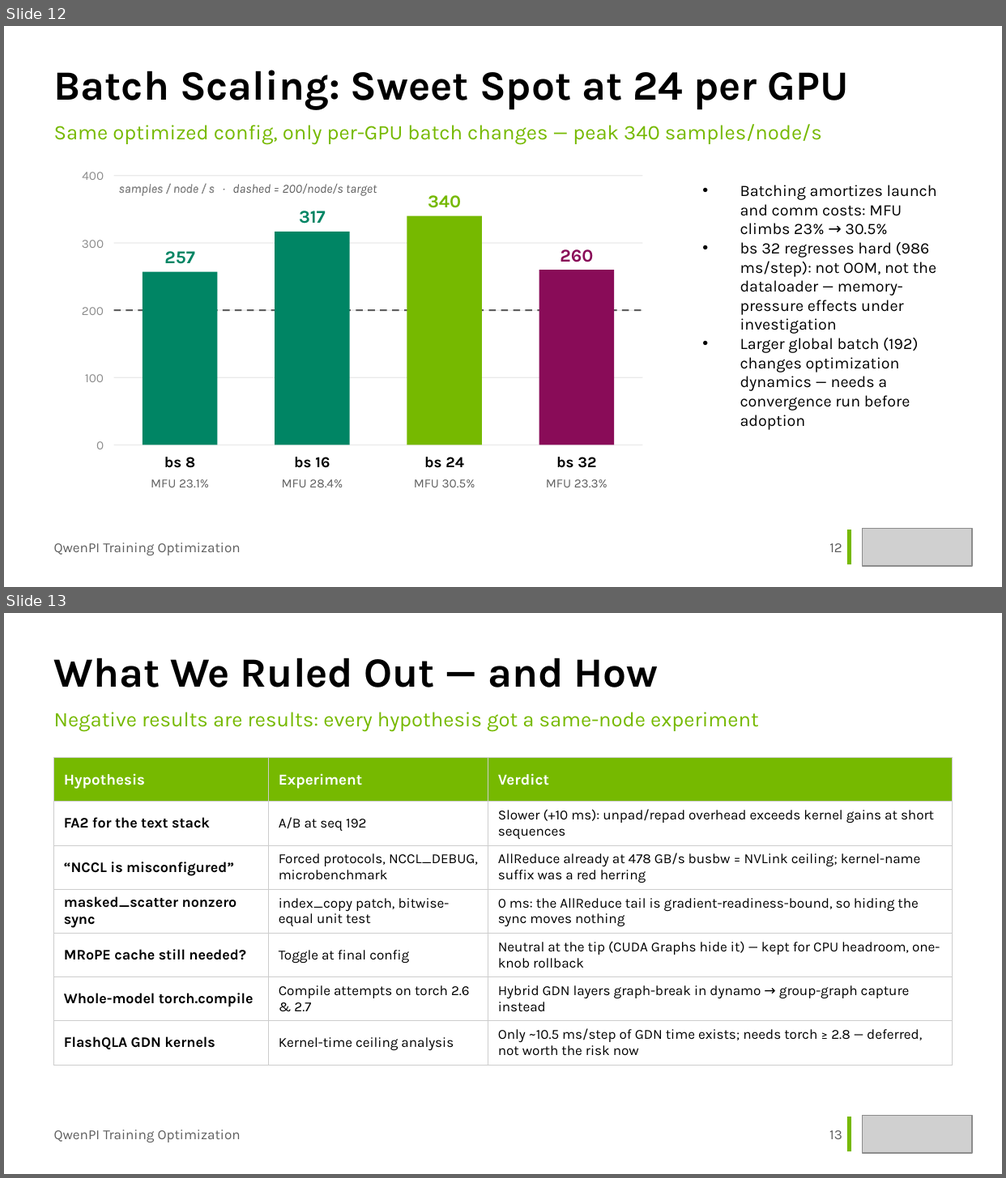
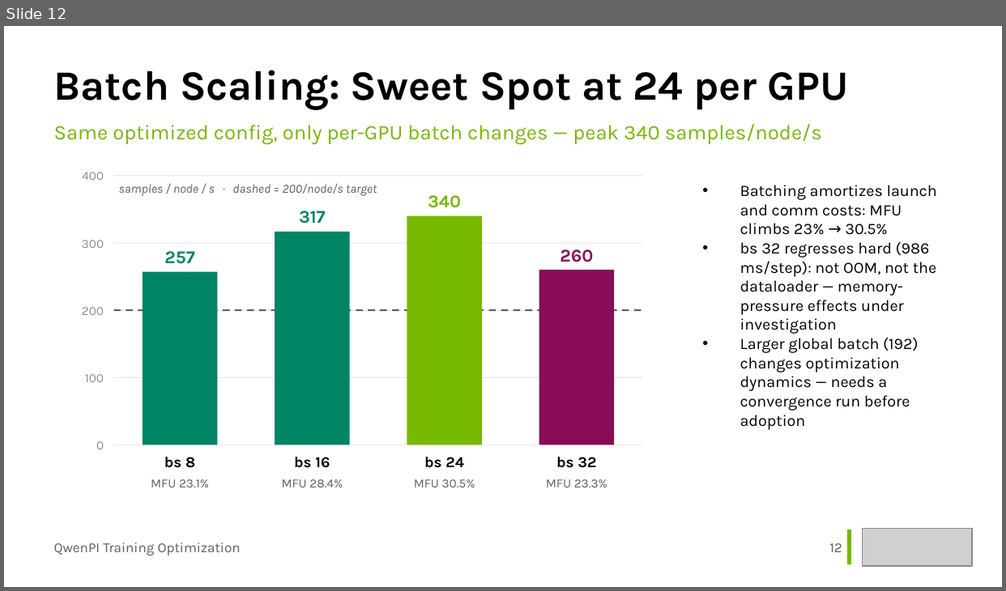
Before and after one commit to Holworth/starVLA, a slide deck: docs/slides/qwenpi-optimization.pptx. Shown one above the other, each under a label of ours: slides 12 and 13 before the commit, slide 12 after it. The pictures are 1006x1178 and 1006x591 pixels, drawn with LibreOffice and Linux fonts; fonts in the diff are those of the drawing; grey boxes stand for pictures. Boxes give left, top, right and bottom in pixels: in the first picture for what was removed or moved away, otherwise in the second. Text is boxed around its words. In the diff, an @@ line names an element or a change of style, - is before the commit and + after.

Commit message:
docs(slides): merge ruled-out and headroom into one closing page (13 pages total)

```diff
--- a/docs/slides/qwenpi-optimization.pptx
+++ b/docs/slides/qwenpi-optimization.pptx
@@ slide 13 removed at (4,613,1002,1174), background #FFFFFF @@
@@ text removed at (54,658,658,688) @@
-What We Ruled Out — and How
@@ text removed at (54,712,759,731) @@
-Negative results are results: every hypothesis got a same-node experiment
@@ table removed at (54,758,952,1059), 7 rows, 3 columns @@
-Hypothesis | Experiment | Verdict
-FA2 for the text stack | A/B at seq 192 | Slower (+10 ms): unpad/repad overhead exceeds kernel gains at short sequences
-“NCCL is misconfigured” | Forced protocols, NCCL_DEBUG, microbenchmark | AllReduce already at 478 GB/s busbw = NVLink ceiling; kernel-name suffix was a red herring
-masked_scatter nonzero sync | index_copy patch, bitwise-equal unit test | 0 ms: the AllReduce tail is gradient-readiness-bound, so hiding the sync moves nothing
-MRoPE cache still needed? | Toggle at final config | Neutral at the tip (CUDA Graphs hide it) — kept for CPU headroom, one-knob rollback
-Whole-model torch.compile | Compile attempts on torch 2.6 & 2.7 | Hybrid GDN layers graph-break in dynamo → group-graph capture instead
-FlashQLA GDN kernels | Kernel-time ceiling analysis | Only ~10.5 ms/step of GDN time exists; needs torch ≥ 2.8 — deferred, not worth the risk now
@@ rectangle removed at (847,1117,851,1152) @@
@@ picture removed at (863,1116,972,1154) @@
@@ text removed at (54,1130,241,1143) @@
-QwenPI Training Optimization
@@ text removed at (829,1131,842,1139) @@
-13
```
Also in this commit, not shown: 1 slide added, 1 other slide removed, 1 other file.
